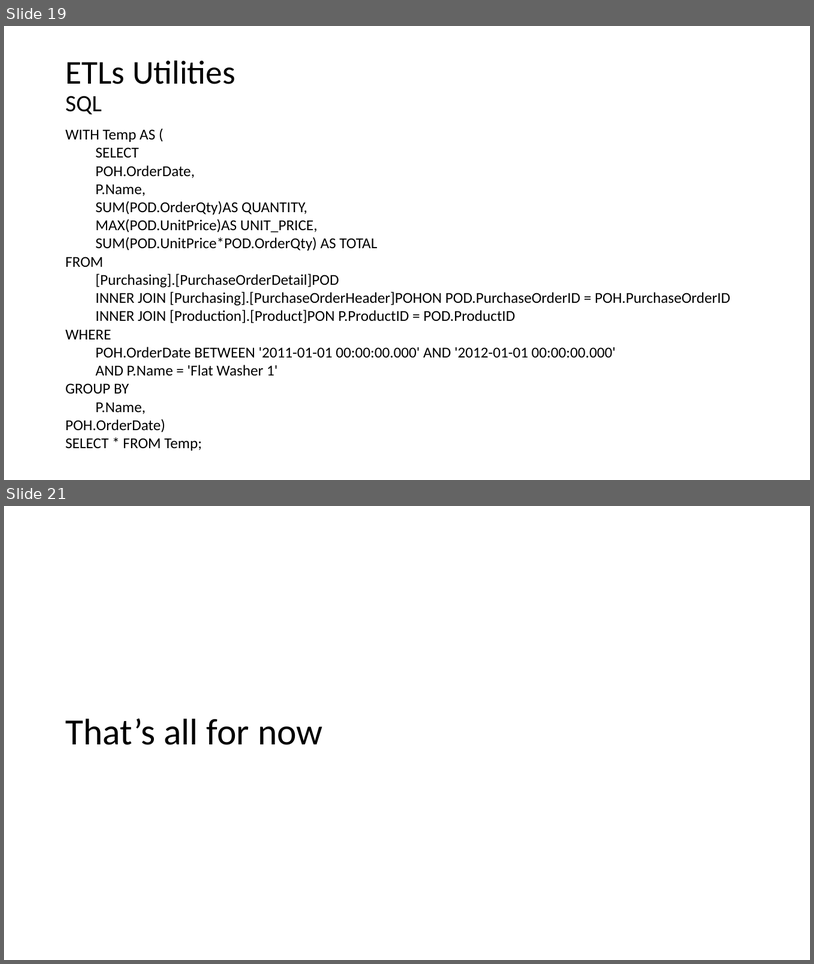
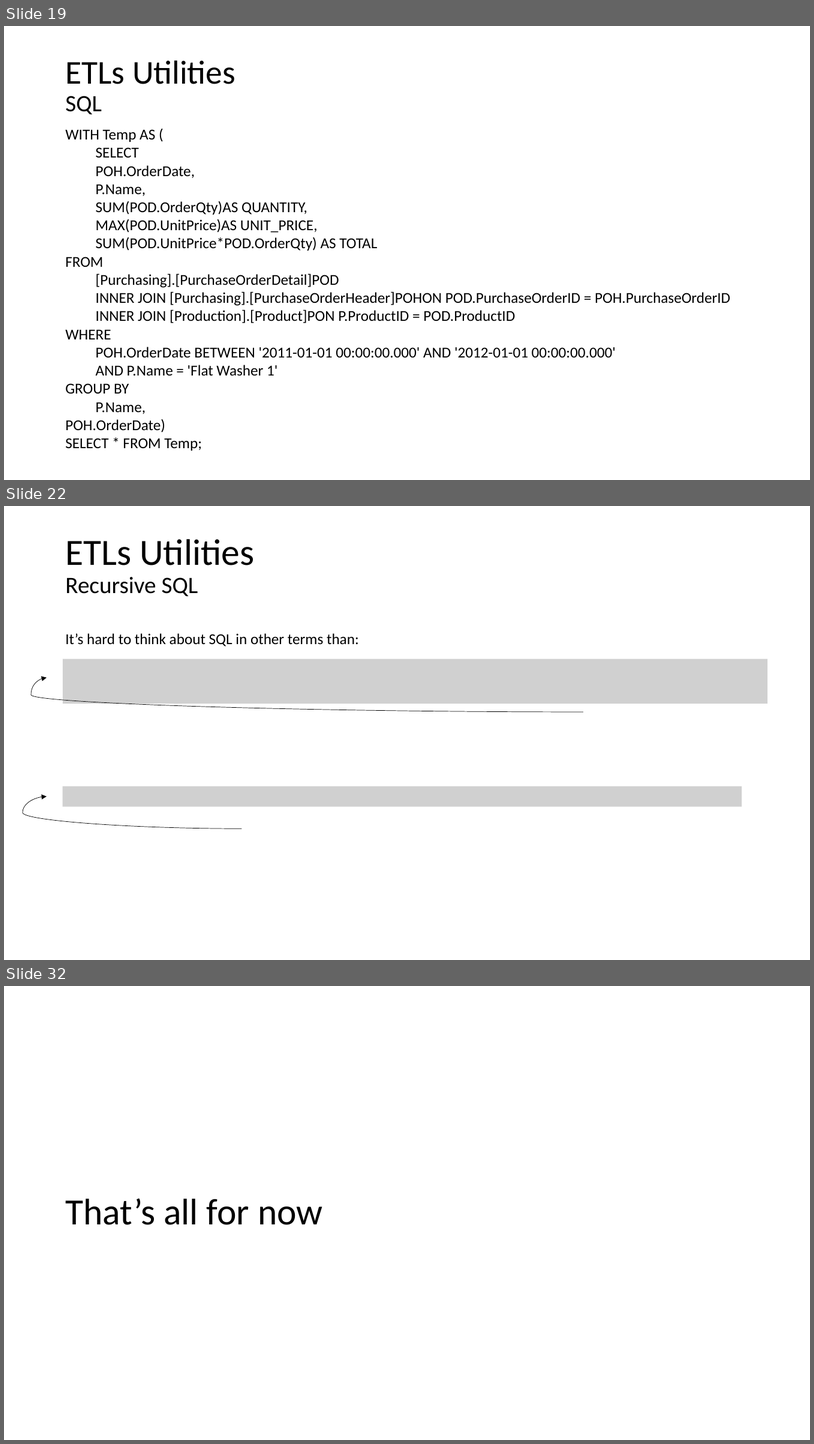
Before and after one commit to mpenarprz/RandomUtils, a slide deck: Short Talks/Data Warehouse/DataWarehouse.pptx. Shown one above the other, each under a label of ours: slides 19 and 21 before the commit, slides 19, 22 and 32 after it; the slides between them are not shown. The pictures are 814x964 and 814x1444 pixels, drawn with LibreOffice and Linux fonts; fonts in the diff are those of the drawing; grey boxes stand for pictures. Boxes give left, top, right and bottom in pixels: in the first picture for what was removed or moved away, otherwise in the second. Text is boxed around its words. In the diff, an @@ line names an element or a change of style, - is before the commit and + after.

```diff
--- a/Short Talks/Data Warehouse/DataWarehouse.pptx
+++ b/Short Talks/Data Warehouse/DataWarehouse.pptx
@@ slide 22 added at (x1=4, y1=506, x2=810, y2=960), background #FFFFFF @@
@@ title added at (x1=65, y1=539, x2=254, y2=597), 44 pt, text #000000 @@
+ETLs Utilities
+Recursive SQL
@@ text added at (x1=65, y1=633, x2=359, y2=646), 18 pt, text #000000 @@
+It’s hard to think about SQL in other terms than:
@@ picture added at (x1=63, y1=659, x2=768, y2=704) @@
@@ curved arrow added from (584, 712) to (47, 677), #000000 0.5 pt @@
@@ picture added at (x1=63, y1=786, x2=742, y2=807) @@
@@ curved arrow added from (242, 828) to (47, 796), #000000 0.5 pt @@
@@ what was slide 21 is now slide 32 @@
```
Also in this commit, not shown: 1 slide changed, 10 other slides added, 1 other file.
